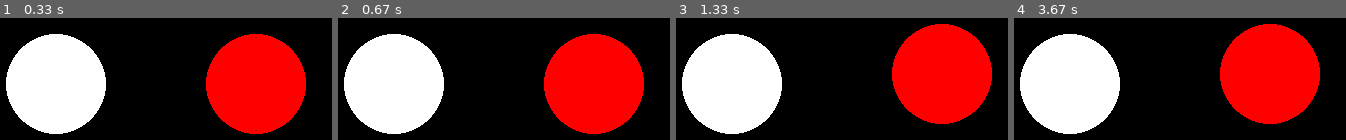
Above: before the commit, frames 1-4 (left to right).
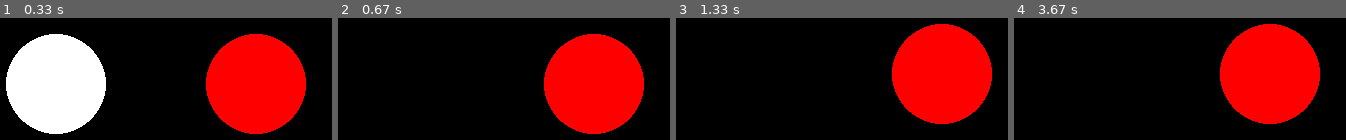
Above: after the commit, the same moments.

Repository: RivarYoder01/PE2_Mod1_PyGame
Game: pygame game, started from main.py
The game is run twice, just before and just after one commit, with the same random seed, the same clock (stepped at 60 frames per second) and the same inputs.
Inputs:
- Up to frame 1 (0.33 s): no input
- Up to frame 2 (0.67 s): tap D at 0.33 s
- Up to frame 3 (1.33 s): hold Right 0.67-1.13 s; hold Up from 1.17 s (still down)
- Up to frame 4 (3.67 s): release Up at 1.47 s; hold Right 1.5-1.97 s; tap D at 1.65, 3.05 s; hold Left 2-2.53 s; hold Down 2.57-2.87 s; hold Left 2.9-3.3 s; hold Up from 3.33 s (still down)

Frame 1 is identical in both runs. In frame 2, 19% of the frame differs, in the area x 1-32%, y 13-96%; in frame 3, 19%; in frame 4, 19%.

Commit message:
Added debug key (D) and put in dictionary of global variables. Can be commented out if its not time to use these

Diff:
--- a/main.py
+++ b/main.py
@@ -23,12 +23,22 @@
 SCREEN_SIZE = screen_width, screen_height = 600, 400
 SCREEN = pygame.display.set_mode(SCREEN_SIZE)
 
+game = {
+    'circle_size': 50,
+    'move_size': 50,
+    'prev_x': 0,
+    'prev_y': 0,
+    'user_x': SCREEN_SIZE,
+    'user_y': SCREEN_SIZE,
+    'hidden_x': 0,
+    'hidden_y': 0,
+    'user_color': WHITE,
+    'hidden_color': BLACK,
+    'num_moves': 0
+}
+
 # clock = pygame.time.Clock()
 fps_limit = 60
-
-global game
-
-
 
 
 def play_game():
@@ -68,6 +78,12 @@
                 if event.key == pygame.K_UP:
                     posy -= 10
 
+                if event.key == pygame.K_d:
+                    if other_colorcircle == BLACK:
+                        other_colorcircle = WHITE
+                    else:
+                        other_colorcircle = BLACK
+
         # fill the screen with black (otherwise, the circle will leave a trail)
         SCREEN.fill(BLACK)
 
